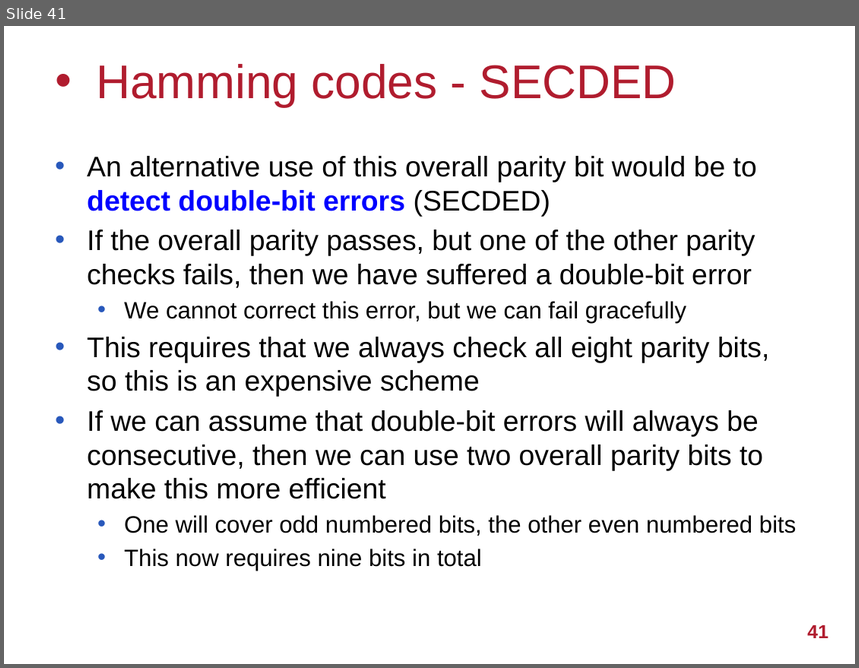
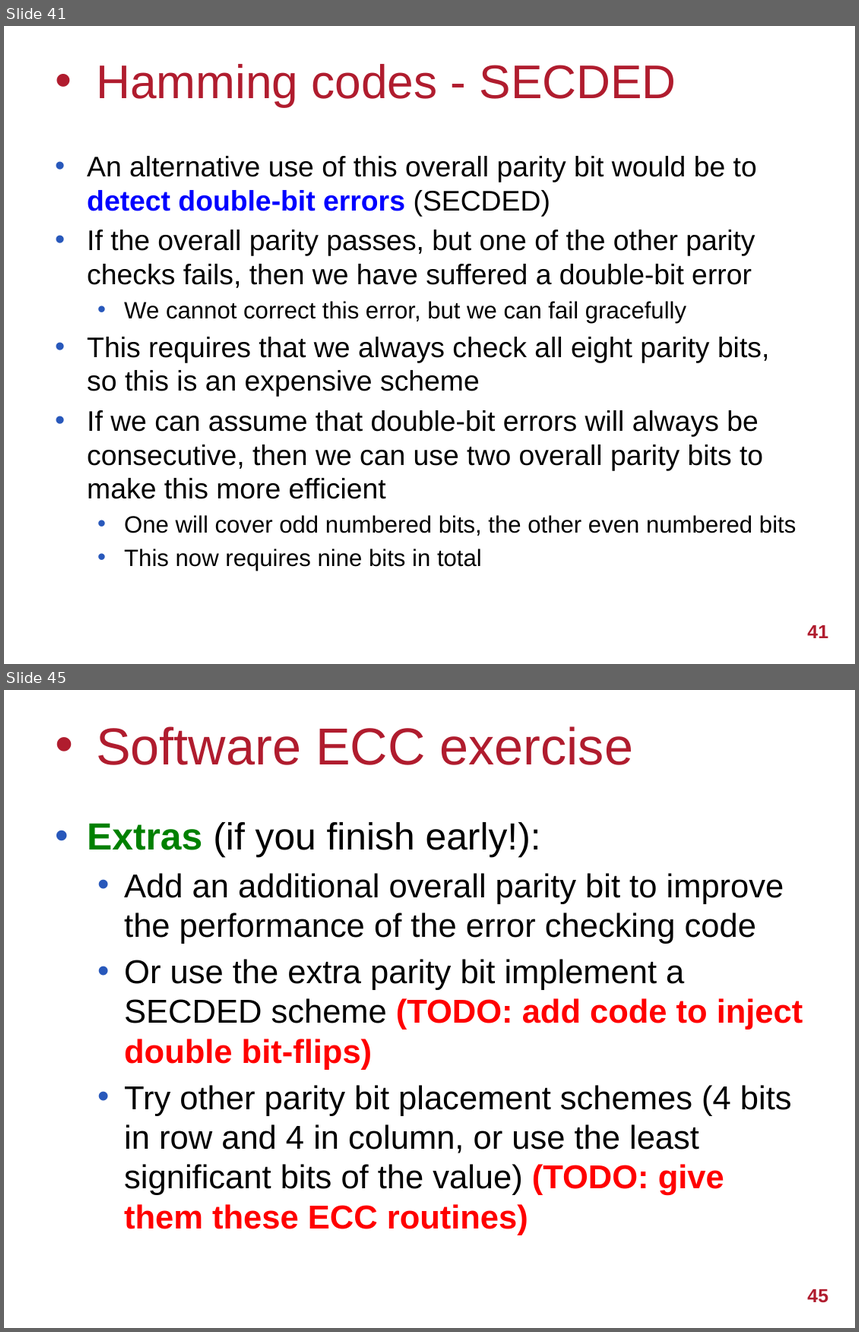
Before and after one commit to UoB-HPC/abft-training, a slide deck: abft-training.pptx. Shown one above the other, each under a label of ours: slide 41 before the commit, slides 41 and 45 after it; the slides between them are not shown. The pictures are 859x668 and 859x1332 pixels, drawn with LibreOffice and Linux fonts; fonts in the diff are those of the drawing; background and template pictures are left out. Boxes give left, top, right and bottom in pixels: in the first picture for what was removed or moved away, otherwise in the second. Text is boxed around its words. In the diff, an @@ line names an element or a change of style, - is before the commit and + after.

Commit message:
Add slides describing exercise

```diff
--- a/abft-training.pptx
+++ b/abft-training.pptx
@@ slide 45 added at box(4, 690, 855, 1328), background #FFFFFF @@
@@ title added at box(96, 726, 633, 765), 44 pt, text #B01C2E @@
+• Software ECC exercise
@@ text added at box(87, 822, 804, 1236), 28 pt, text #000000 @@
+• Extras (if you finish early!):
+  • Add an additional overall parity bit to improve the performance of the error checking code
+  • Or use the extra parity bit implement a SECDED scheme (TODO: add code to inject double bit-flips)
+  • Try other parity bit placement schemes (4 bits in row and 4 in column, or use the least significant bits of the value) (TODO: give them these ECC routines)
@@ page number added at box(807, 1290, 829, 1303), 16 pt, text #B01C2E, bold @@
+45
```
Also in this commit, not shown: 7 slides changed, 1 other slide added, 1 other file.
